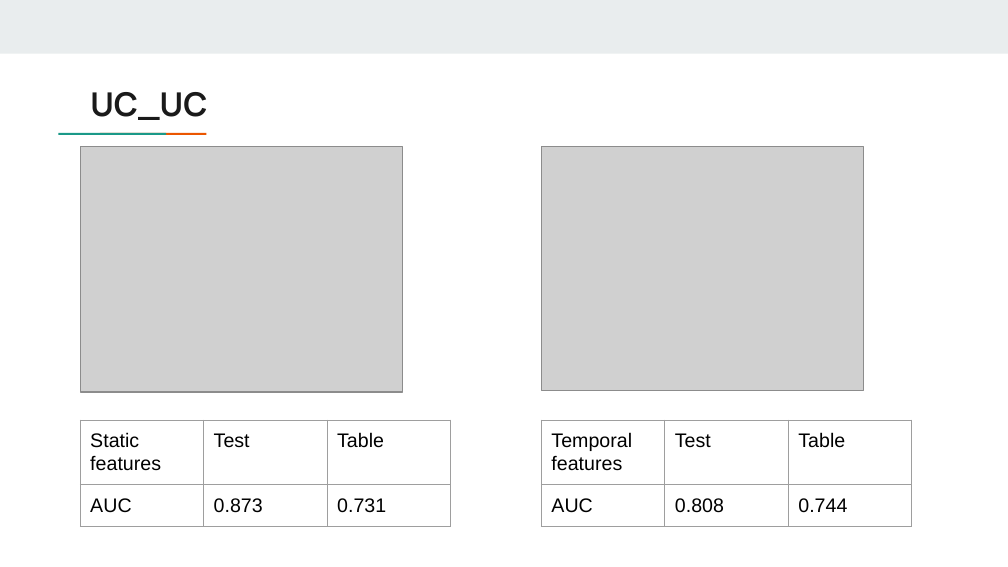
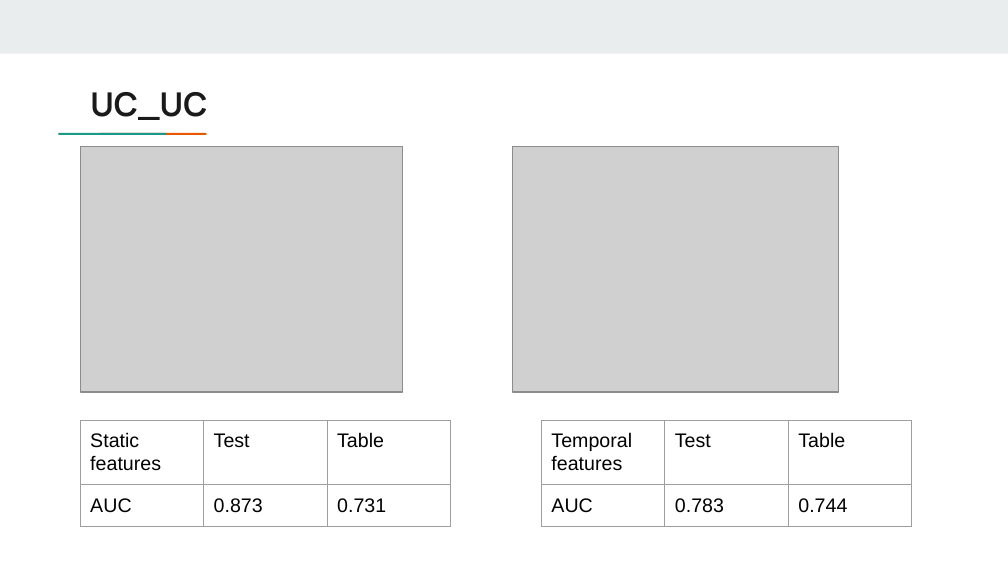
Before and after one commit to answerIII/GraphTheory2022-2023, a slide deck: slide 23 of notes/Team17.pptx. Drawn at 1008x567 pixels with LibreOffice and Linux fonts; fonts in the diff are those of the drawing; grey boxes stand for pictures. Boxes give left, top, right and bottom in pixels: in the first picture for what was removed or moved away, otherwise in the second. Text is boxed around its words. In the diff, an @@ line names an element or a change of style, - is before the commit and + after.

```diff
--- a/notes/Team17.pptx
+++ b/notes/Team17.pptx
@@ picture: place and size @@
-picture at [541, 147, 863, 391]
+picture at [513, 147, 839, 392]
@@ table at [541, 420, 913, 531] @@
-row 2, column 2: 0.808
+row 2, column 2: 0.783
```
Also in this commit, not shown: 2 other slides changed, 1 slide added, 3 other files.
